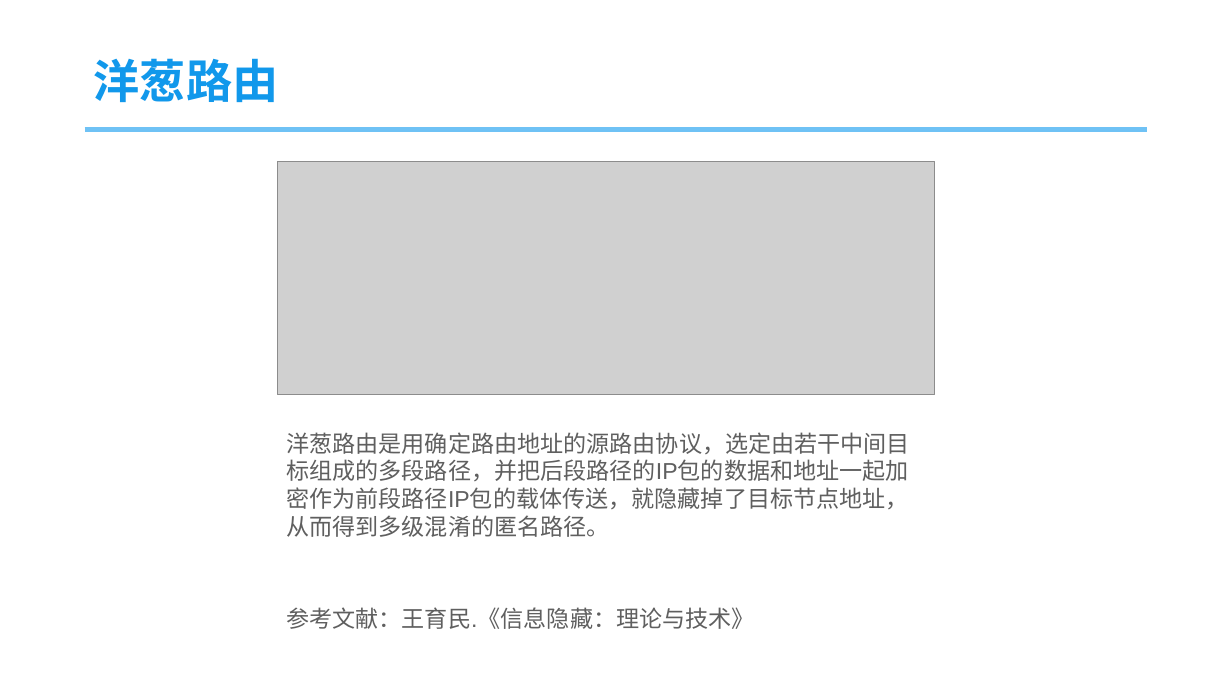
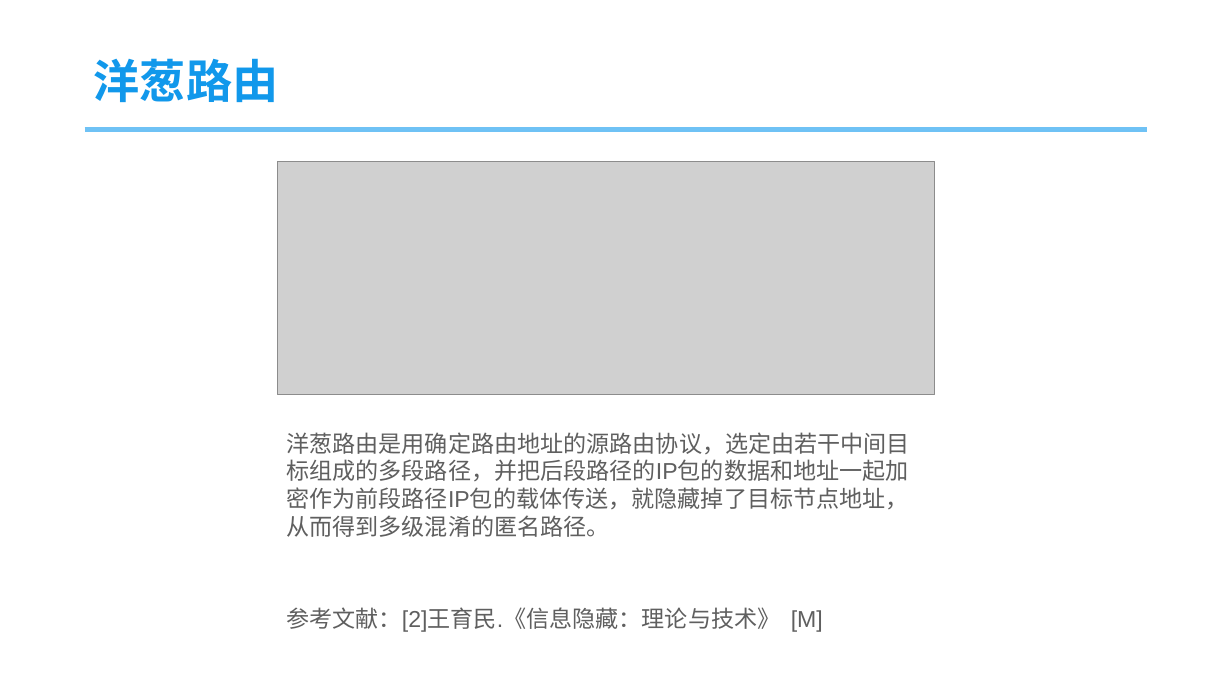
Before and after one commit to CUCCS/ns, a slide deck: slide 20 of 2016-2/TJY_CYX/FlippedClassroom/身份隐藏PPT.pptx. Drawn at 1232x693 pixels with LibreOffice and Linux fonts; fonts in the diff are those of the drawing; grey boxes stand for pictures; background and template pictures are left out. Boxes give left, top, right and bottom in pixels: in the first picture for what was removed or moved away, otherwise in the second. Text is boxed around its words. In the diff, an @@ line names an element or a change of style, - is before the commit and + after.

```diff
--- a/2016-2/TJY_CYX/FlippedClassroom/身份隐藏PPT.pptx
+++ b/2016-2/TJY_CYX/FlippedClassroom/身份隐藏PPT.pptx
@@ text at (286,607,823,632): text changed @@
-参考文献：王育民.《信息隐藏：理论与技术》
+参考文献：[2]王育民.《信息隐藏：理论与技术》 [M]
```
Also in this commit, not shown: 1 other slide changed, 2 slides removed, 2 other files.
